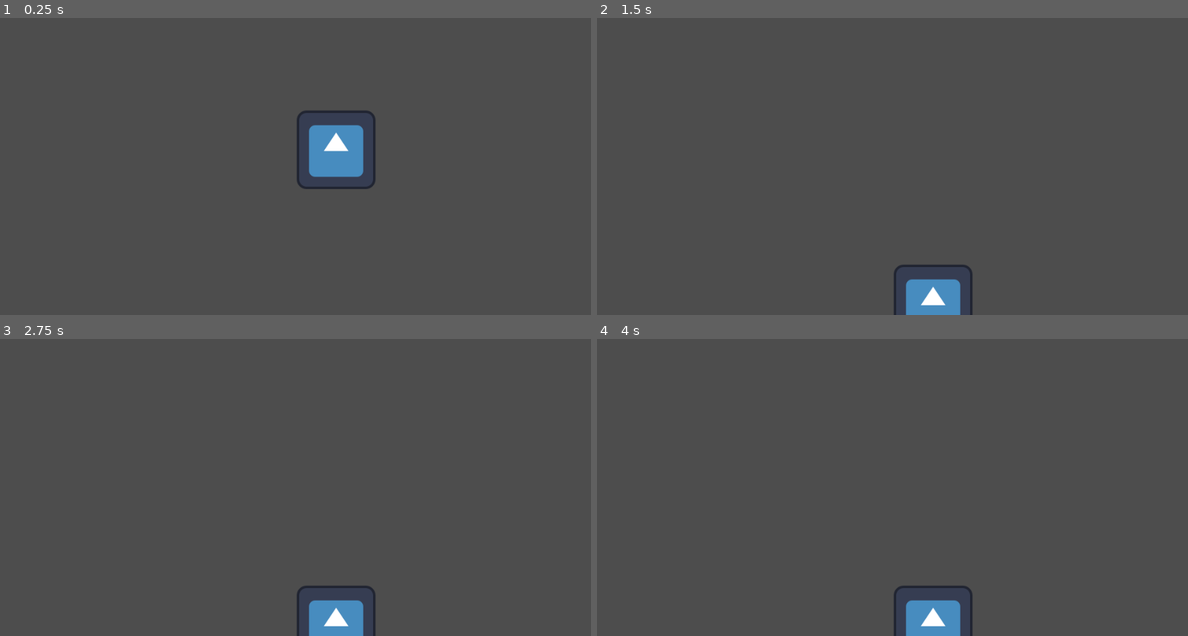
Above: before the commit, frames 1-4 (two rows, left to right).
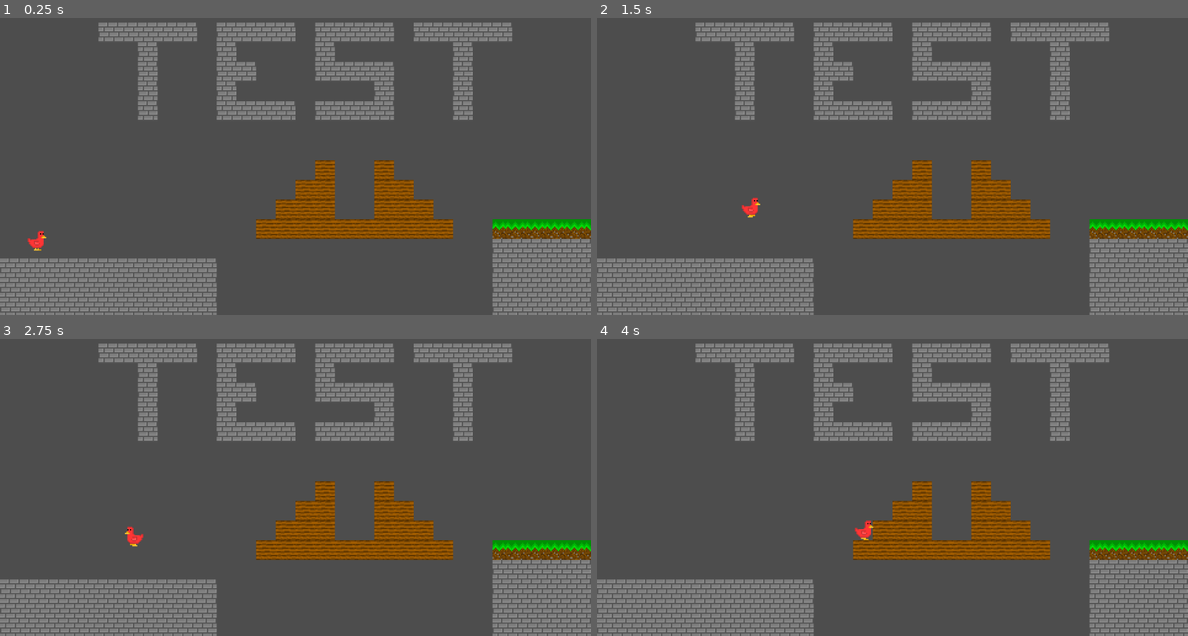
Above: after the commit, the same moments.

Repository: Birb-Games/birb-run
Game: Godot game, scene res://scenes/Root.tscn
Same seed, same stepped clock (60 frames per second), same inputs: the game is played once before the commit and once after it. The engine's default icon, where the game draws it, is replaced by a stand-in: a white triangle on a blue panel in a dark square.
Inputs:
- Up to frame 1 (0.25 s): no input
- Up to frame 2 (1.5 s): hold Right (move_right, bound only after the commit) from 0.53 s (still down); tap Up (jump, bound only after the commit) at 0.6, 0.77, 1.07, 1.35 s
- Up to frame 3 (2.75 s): tap Up (jump, bound only after the commit) at 1.52, 1.82, 2.1 s; release Right (move_right, bound only after the commit) at 2.03 s; hold Left (move_left, bound only after the commit) from 2.03 s (still down)
- Up to frame 4 (4 s): release Left (move_left, bound only after the commit) at 2.78 s; hold Right (move_right, bound only after the commit) from 2.78 s (still down); tap Up (jump, bound only after the commit) at 2.85, 3.02, 3.32, 3.6, 3.77 s

The runs differ from the first frame. In frame 1, 22% of the frame differs, in the area x 0-100%, y 1-100%; in frame 2, 21%; in frame 3, 21%; in frame 4, 21%.

Commit message:
added test level to root node and updated player appearance and gave player sprite a walking and idle animation

Diff:
--- a/project.godot
+++ b/project.godot
@@ -21,6 +21,24 @@
 window/size/viewport_height=540
 window/stretch/mode="viewport"
 
+[input]
+
+jump={
+"deadzone": 0.5,
+"events": [Object(InputEventKey,"resource_local_to_scene":false,"resource_name":"","device":0,"window_id":0,"alt_pressed":false,"shift_pressed":false,"ctrl_pressed":false,"meta_pressed":false,"pressed":false,"keycode":0,"physical_keycode":4194320,"key_label":0,"unicode":0,"echo":false,"script":null)
+]
+}
+move_left={
+"deadzone": 0.5,
+"events": [Object(InputEventKey,"resource_local_to_scene":false,"resource_name":"","device":-1,"window_id":0,"alt_pressed":false,"shift_pressed":false,"ctrl_pressed":false,"meta_pressed":false,"pressed":false,"keycode":0,"physical_keycode":4194319,"key_label":0,"unicode":0,"echo":false,"script":null)
+]
+}
+move_right={
+"deadzone": 0.5,
+"events": [Object(InputEventKey,"resource_local_to_scene":false,"resource_name":"","device":-1,"window_id":0,"alt_pressed":false,"shift_pressed":false,"ctrl_pressed":false,"meta_pressed":false,"pressed":false,"keycode":0,"physical_keycode":4194321,"key_label":0,"unicode":0,"echo":false,"script":null)
+]
+}
+
 [rendering]
 
 textures/canvas_textures/default_texture_filter=0
--- a/scenes/Character.tscn
+++ b/scenes/Character.tscn
@@ -1,17 +1,67 @@
-[gd_scene load_steps=4 format=3 uid="uid://cclinrvnuno6c"]
+[gd_scene load_steps=10 format=3 uid="uid://cclinrvnuno6c"]
 
 [ext_resource type="Script" path="res://scripts/CharacterBody2D.gd" id="1_yfkd8"]
-[ext_resource type="Texture2D" uid="uid://cvtqe2x713brd" path="res://assets/icon.svg" id="2_4wikk"]
+[ext_resource type="Texture2D" uid="uid://dsbxufabiasgo" path="res://assets/sprites/player.png" id="2_ww34p"]
+[ext_resource type="Script" path="res://scripts/PlayerAnimationController.gd" id="3_g4rha"]
 
 [sub_resource type="RectangleShape2D" id="RectangleShape2D_qsq7k"]
-size = Vector2(128, 128)
+size = Vector2(110, 114)
+
+[sub_resource type="AtlasTexture" id="AtlasTexture_2mvds"]
+atlas = ExtResource("2_ww34p")
+region = Rect2(0, 0, 16, 16)
+
+[sub_resource type="AtlasTexture" id="AtlasTexture_chbnq"]
+atlas = ExtResource("2_ww34p")
+region = Rect2(16, 0, 16, 16)
+
+[sub_resource type="AtlasTexture" id="AtlasTexture_bgpq0"]
+atlas = ExtResource("2_ww34p")
+region = Rect2(32, 0, 16, 16)
+
+[sub_resource type="AtlasTexture" id="AtlasTexture_7q55c"]
+atlas = ExtResource("2_ww34p")
+region = Rect2(48, 0, 16, 16)
+
+[sub_resource type="SpriteFrames" id="SpriteFrames_tp8kh"]
+animations = [{
+"frames": [{
+"duration": 1.0,
+"texture": SubResource("AtlasTexture_2mvds")
+}, {
+"duration": 1.0,
+"texture": SubResource("AtlasTexture_chbnq")
+}],
+"loop": true,
+"name": &"idle",
+"speed": 3.0
+}, {
+"frames": [{
+"duration": 1.0,
+"texture": SubResource("AtlasTexture_bgpq0")
+}, {
+"duration": 1.0,
+"texture": SubResource("AtlasTexture_7q55c")
+}],
+"loop": true,
+"name": &"walking",
+"speed": 5.0
+}]
 
 [node name="CharacterBody2D" type="CharacterBody2D"]
+scale = Vector2(0.25, 0.25)
 script = ExtResource("1_yfkd8")
+speed = 200.0
 jump_velocity = -500.0
 
-[node name="Sprite2D" type="Sprite2D" parent="."]
-texture = ExtResource("2_4wikk")
+[node name="CollisionShape2D" type="CollisionShape2D" parent="."]
+position = Vector2(4.99999, 7)
+scale = Vector2(1, 1)
+shape = SubResource("RectangleShape2D_qsq7k")
 
-[node name="CollisionShape2D" type="CollisionShape2D" parent="."]
-shape = SubResource("RectangleShape2D_qsq7k")
+[node name="AnimatedSprite2D" type="AnimatedSprite2D" parent="."]
+scale = Vector2(8, 8)
+sprite_frames = SubResource("SpriteFrames_tp8kh")
+animation = &"walking"
+autoplay = "idle"
+script = ExtResource("3_g4rha")
--- a/scenes/Floor.tscn
+++ /dev/null
@@ -1,19 +0,0 @@
-[gd_scene load_steps=4 format=3 uid="uid://cson36stqgelf"]
-
-[ext_resource type="Texture2D" uid="uid://cvtqe2x713brd" path="res://assets/icon.svg" id="1_op84x"]
-
-[sub_resource type="PhysicsMaterial" id="PhysicsMaterial_t8pe0"]
-
-[sub_resource type="RectangleShape2D" id="RectangleShape2D_fslhk"]
-size = Vector2(128, 128)
-
-[node name="StaticBody2D" type="StaticBody2D"]
-position = Vector2(575, 650)
-scale = Vector2(9, 1)
-physics_material_override = SubResource("PhysicsMaterial_t8pe0")
-
-[node name="Sprite2D" type="Sprite2D" parent="."]
-texture = ExtResource("1_op84x")
-
-[node name="CollisionShape2D" type="CollisionShape2D" parent="."]
-shape = SubResource("RectangleShape2D_fslhk")
--- a/scenes/Root.tscn
+++ b/scenes/Root.tscn
@@ -1,12 +1,11 @@
 [gd_scene load_steps=3 format=3 uid="uid://ct2d8b0xfiepn"]
 
 [ext_resource type="PackedScene" uid="uid://cclinrvnuno6c" path="res://scenes/Character.tscn" id="1_kneti"]
-[ext_resource type="PackedScene" uid="uid://cson36stqgelf" path="res://scenes/Floor.tscn" id="2_lexrk"]
+[ext_resource type="PackedScene" uid="uid://b08ayc4ahxsal" path="res://scenes/Levels/TestLevel.tscn" id="2_cojf1"]
 
-[node name="Node2D" type="Node2D"]
+[node name="Root" type="Node2D"]
 
-[node name="Character" parent="." instance=ExtResource("1_kneti")]
-position = Vector2(546, 238)
-jump_velocity = -700.0
+[node name="Level" parent="." instance=ExtResource("2_cojf1")]
 
-[node name="Floor" parent="." instance=ExtResource("2_lexrk")]
+[node name="CharacterBody2D" parent="." instance=ExtResource("1_kneti")]
+position = Vector2(59, 386)
--- /dev/null
+++ b/scripts/PlayerAnimationController.gd
@@ -0,0 +1,22 @@
+extends AnimatedSprite2D
+
+
+# Called when the node enters the scene tree for the first time.
+func _ready():
+	self.animation = "idle"
+
+func _process(delta):
+	# Flip the sprite based off the direction it is moving in
+	# if we press left, we turn to the left, if we press right, we turn to
+	# the right
+	if Input.is_action_just_pressed("move_left"):
+		self.flip_h = true
+	elif Input.is_action_just_pressed("move_right"):
+		self.flip_h = false
+
+	# Activate walking animation if we are moving
+	if Input.is_action_pressed("move_left") or Input.is_action_pressed("move_right"):
+		self.animation = "walking"
+	# Deactivate it if we are not moving
+	else:
+		self.animation = "idle"
